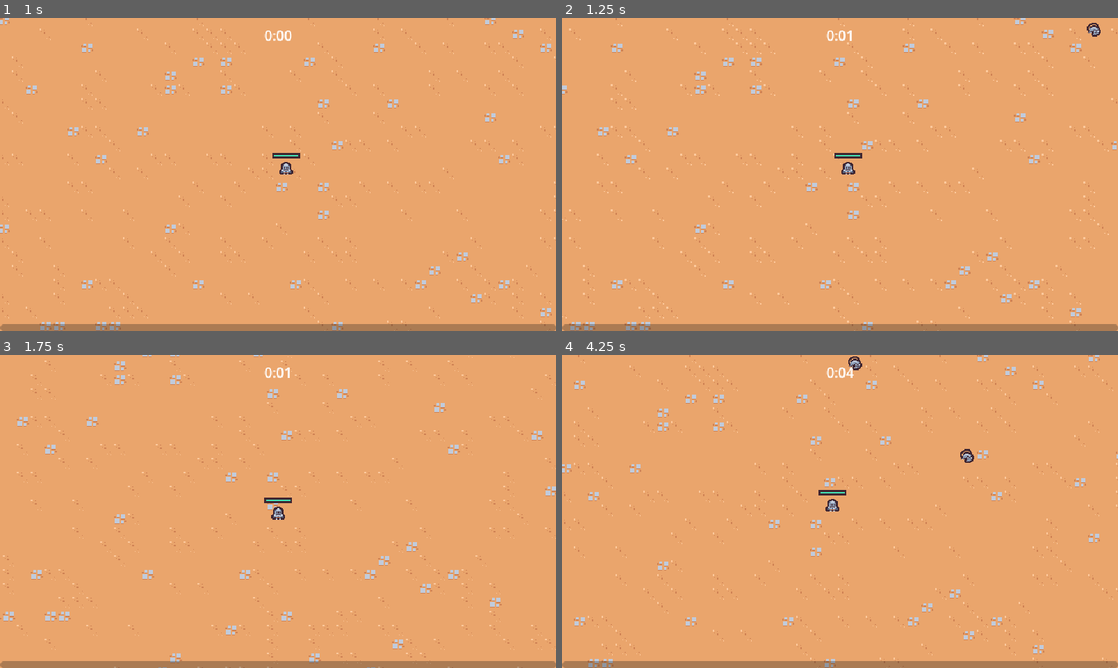
Above: before the commit, frames 1-4 (two rows, left to right).
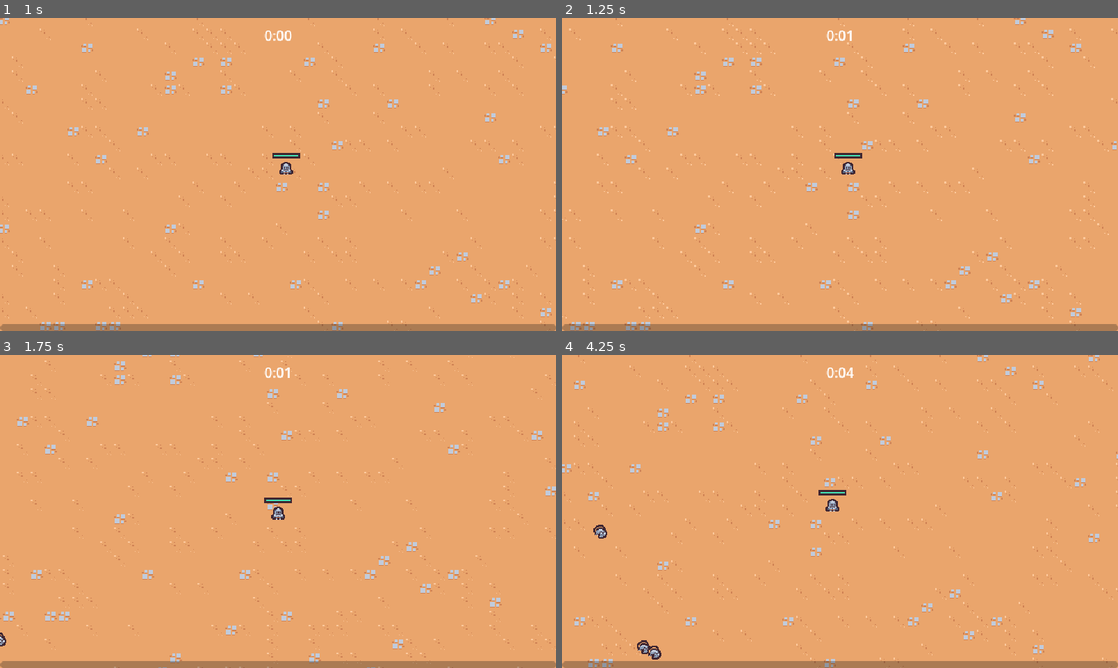
Above: after the commit, the same moments.

Repository: Yrainyw/2D-Survivors
Game: Godot game, scene res://Scenes/Main/Main.tscn
Same seed, same stepped clock (60 frames per second), same inputs: the game is played once before the commit and once after it.
Inputs (mouse positions are in pixels of both pictures, inside the frame that each line leads up to):
- Up to frame 1 (1 s): move the mouse to (400, 158) at 0.52 s; press the mouse at (400, 158) at 0.53 s; hold D (move_right) from 0.53 s (still down)
- Up to frame 2 (1.25 s): keep holding D (move_right)
- Up to frame 3 (1.75 s): move the mouse to (166, 527) at 1.27 s; release D (move_right) at 1.28 s; release the mouse at (166, 527) at 1.28 s; hold S (move_down) from 1.28 s (still down); click (166, 527) at 1.35 s
- Up to frame 4 (4.25 s): move the mouse to (895, 442) at 2.02 s; release S (move_down) at 2.03 s; press the mouse at (895, 442) at 2.03 s; hold D (move_right) 2.03-2.78 s; move the mouse to (812, 574) at 2.77 s; release the mouse at (812, 574) at 2.78 s; hold W (move_up) 2.78-3.53 s; click (812, 574) at 2.85 s; move the mouse to (1006, 558) at 3.52 s; press the mouse at (1006, 558) at 3.53 s; hold A (move_left) from 3.53 s (still down)

Frame 1 is identical in both runs. In frame 2, less than 0.1% of the frame differs, in the area x 94-97%, y 1-6%; in frame 3, less than 0.1%; in frame 4, 0.4%, in the area x 5-75%, y 0-98%.

Commit message:
Preventing Invalid Spawning

Diff:
--- a/Scenes/Ability/SwordAbilityController/sword_ability_controller.gd
+++ b/Scenes/Ability/SwordAbilityController/sword_ability_controller.gd
@@ -32,6 +32,7 @@
 	enemies.sort_custom(func(a: Node2D, b: Node2D):
 		var a_distance = a.global_position.distance_squared_to(player.global_position)
 		var b_distance = b.global_position.distance_squared_to(player.global_position)
+
 		return a_distance < b_distance
 	)
 
--- a/Scenes/Component/hurtbox_component.gd
+++ b/Scenes/Component/hurtbox_component.gd
@@ -17,4 +17,5 @@
 		return
 
 	var hitbox_component = other_area as HitboxComponent
+
 	health_component.damage(hitbox_component.damage)
--- a/Scenes/Main/Main.gd
+++ b/Scenes/Main/Main.gd
@@ -9,5 +9,6 @@
 
 func on_player_died():
 	var end_screen_instance = end_screen_scene.instantiate()
+
 	add_child(end_screen_instance)
 	end_screen_instance.set_defeat()
--- a/Scenes/Manager/arena_time_manager.gd
+++ b/Scenes/Manager/arena_time_manager.gd
@@ -29,4 +29,5 @@
 
 func on_timer_timeout():
 	var end_screen_instance = end_screen_scene.instantiate()
+
 	add_child(end_screen_instance)
--- a/Scenes/Manager/enemy_manager.gd
+++ b/Scenes/Manager/enemy_manager.gd
@@ -16,24 +16,46 @@
 	arena_time_manager.arena_difficulty_increased.connect(on_arena_difficulty_increased)
 
 
+func get_spawn_position():
+	var player = get_tree().get_first_node_in_group("player") as Node2D
+
+	if player == null:
+		return Vector2.ZERO
+
+	var spawn_position = Vector2.ZERO
+	var random_direction = Vector2.RIGHT.rotated(randf_range(0, TAU))
+
+	for i in 4:
+		spawn_position = player.global_position + (random_direction * SPAWN_RADIUS)
+
+		var query_paramaters = PhysicsRayQueryParameters2D.create(player.global_position, spawn_position, 1)
+		var result = get_tree().root.world_2d.direct_space_state.intersect_ray(query_paramaters)
+
+		if result.is_empty():
+			break
+		else:
+			random_direction = random_direction.rotated(deg_to_rad(90))
+	return spawn_position
+
+
 func on_timer_timeout():
 	timer.start()
+
 	var player = get_tree().get_first_node_in_group("player") as Node2D
 
 	if player == null:
 		return
 
-	var random_direction = Vector2.RIGHT.rotated(randf_range(0, TAU))
-	var spawn_position = player.global_position + (random_direction * SPAWN_RADIUS)
 	var enemy = basic_enemy_scene.instantiate() as Node2D
 	var entities_layer = get_tree().get_first_node_in_group("entities_layer")
 
 	entities_layer.add_child(enemy)
-	enemy.global_position = spawn_position
+	enemy.global_position = get_spawn_position()
 
 
 func on_arena_difficulty_increased(arena_difficulty : int):
 	var time_off = (.1 / 12) * arena_difficulty
+
 	time_off = min(time_off, .7)
 	print(time_off)
 	timer.wait_time = base_spawn_time - time_off
--- a/Scenes/UI/arena_time_ui.gd
+++ b/Scenes/UI/arena_time_ui.gd
@@ -9,6 +9,7 @@
 		return
 
 	var time_elasped = arena_timer_manager.get_time_elapsed()
+
 	label.text = format_seconds_to_string(time_elasped)
 
 
--- a/Scenes/UI/upgrade_screen.gd
+++ b/Scenes/UI/upgrade_screen.gd
@@ -14,6 +14,7 @@
 func set_ability_upgrades(upgrades : Array[AbilityUpgrade]):
 	for upgrade in upgrades:
 		var card_instance = upgrade_card_scene.instantiate()
+
 		card_container.add_child(card_instance)
 		card_instance.set_ability_upgrade(upgrade)
 		card_instance.selected.connect(on_upgrade_selected.bind(upgrade))
